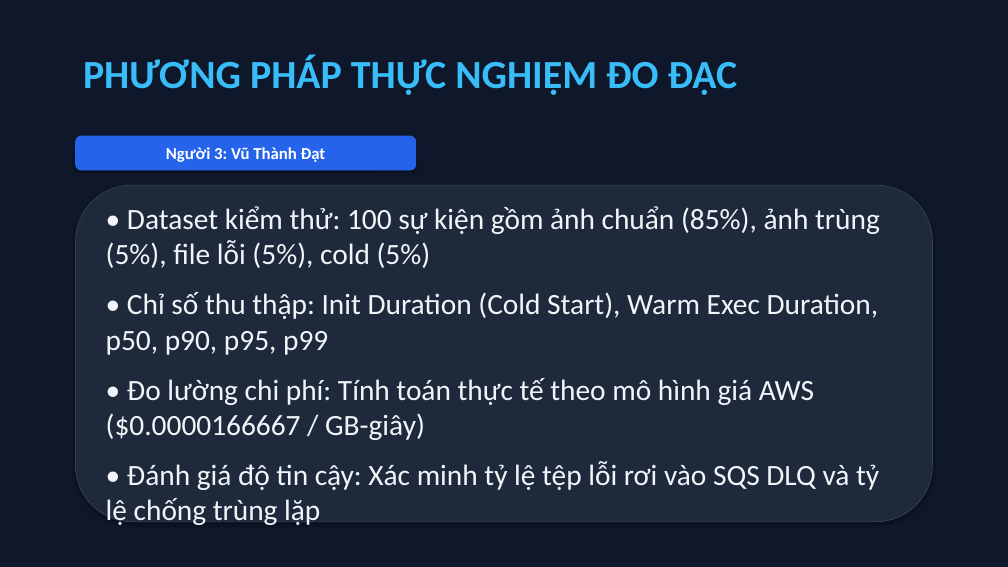
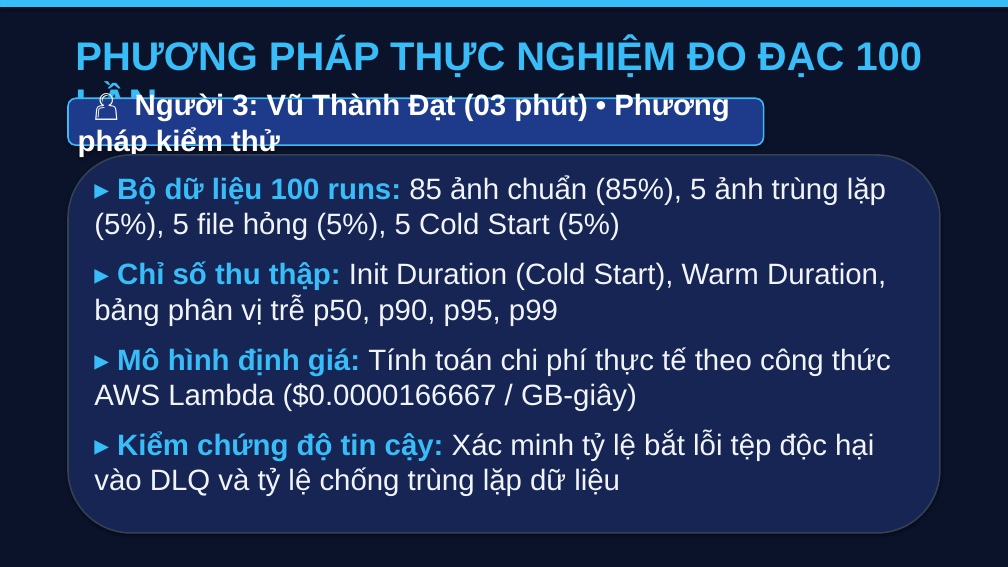
Before and after one commit to datdanghoccode/DTDM_XuLyAnh_Serverless, a slide deck: slide 9 of docs/DTDM_ThuyetTrinh_DeTai9.pptx. Drawn at 1008x567 pixels with LibreOffice and Linux fonts; fonts in the diff are those of the drawing. Boxes give left, top, right and bottom in pixels: in the first picture for what was removed or moved away, otherwise in the second. Text is boxed around its words. In the diff, an @@ line names an element or a change of style, - is before the commit and + after.

```diff
--- a/docs/DTDM_ThuyetTrinh_DeTai9.pptx
+++ b/docs/DTDM_ThuyetTrinh_DeTai9.pptx
@@ rectangle at (x1=0, y1=0, x2=1008, y2=567): fill #0F172A to #0B132B; outline #0F172A 0.75 pt to #0B132B 0.75 pt @@
@@ rectangle added at (x1=0, y1=0, x2=1008, y2=6), fill #38BDF8, outline #38BDF8 0.75 pt @@
@@ text at (x1=75, y1=38, x2=923, y2=120): text changed; font Calibri to Arial @@
-PHƯƠNG PHÁP THỰC NGHIỆM ĐO ĐẠC
+PHƯƠNG PHÁP THỰC NGHIỆM ĐO ĐẠC 100 LẦN
@@ rounded rectangle "👤 Người 3: Vũ Thành ..." resized from (x1=76, y1=136, x2=416, y2=170) to (x1=68, y1=98, x2=764, y2=145) @@
@@ rounded rectangle "👤 Người 3: Vũ Thành ..." at (x1=68, y1=98, x2=764, y2=145): fill #2563EB to #1E3A8A; outline #2563EB 0.75 pt to #38BDF8 1.5 pt @@
@@ text in rounded rectangle at (x1=78, y1=92, x2=730, y2=156): text changed; size 16 to 28 pt; font Calibri to Arial @@
-Người 3: Vũ Thành Đạt
+👤 Người 3: Vũ Thành Đạt (03 phút) • Phương pháp kiểm thử
@@ rounded rectangle resized from (x1=76, y1=185, x2=932, y2=522) to (x1=68, y1=155, x2=940, y2=533) @@
@@ rounded rectangle at (x1=68, y1=155, x2=940, y2=533): fill #1E293B to #172554; outline #334155 0.75 pt to #334155 1.5 pt @@
@@ text at (x1=94, y1=176, x2=891, y2=496): text changed; font Calibri to Arial @@
-• Dataset kiểm thử: 100 sự kiện gồm ảnh chuẩn (85%), ảnh trùng (5%), file lỗi (5%), cold (5%)
-• Chỉ số thu thập: Init Duration (Cold Start), Warm Exec Duration, p50, p90, p95, p99
-• Đo lường chi phí: Tính toán thực tế theo mô hình giá AWS ($0.0000166667 / GB-giây)
-• Đánh giá độ tin cậy: Xác minh tỷ lệ tệp lỗi rơi vào SQS DLQ và tỷ lệ chống trùng lặp
+▸ Bộ dữ liệu 100 runs: 85 ảnh chuẩn (85%), 5 ảnh trùng lặp (5%), 5 file hỏng (5%), 5 Cold Start (5%)
+▸ Chỉ số thu thập: Init Duration (Cold Start), Warm Duration, bảng phân vị trễ p50, p90, p95, p99
+▸ Mô hình định giá: Tính toán chi phí thực tế theo công thức AWS Lambda ($0.0000166667 / GB-giây)
+▸ Kiểm chứng độ tin cậy: Xác minh tỷ lệ bắt lỗi tệp độc hại vào DLQ và tỷ lệ chống trùng lặp dữ liệu
```
Also in this commit, not shown: 10 other slides changed, 3 slides added, 2 slides removed, 8 other files.
